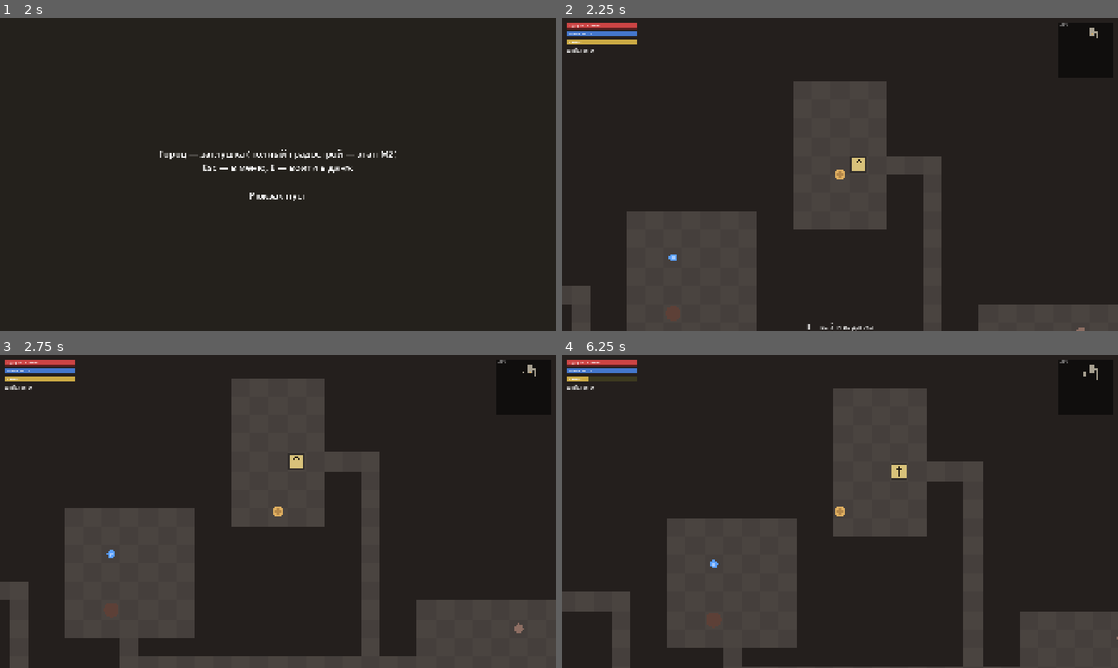
Above: before the commit, frames 1-4 (two rows, left to right).
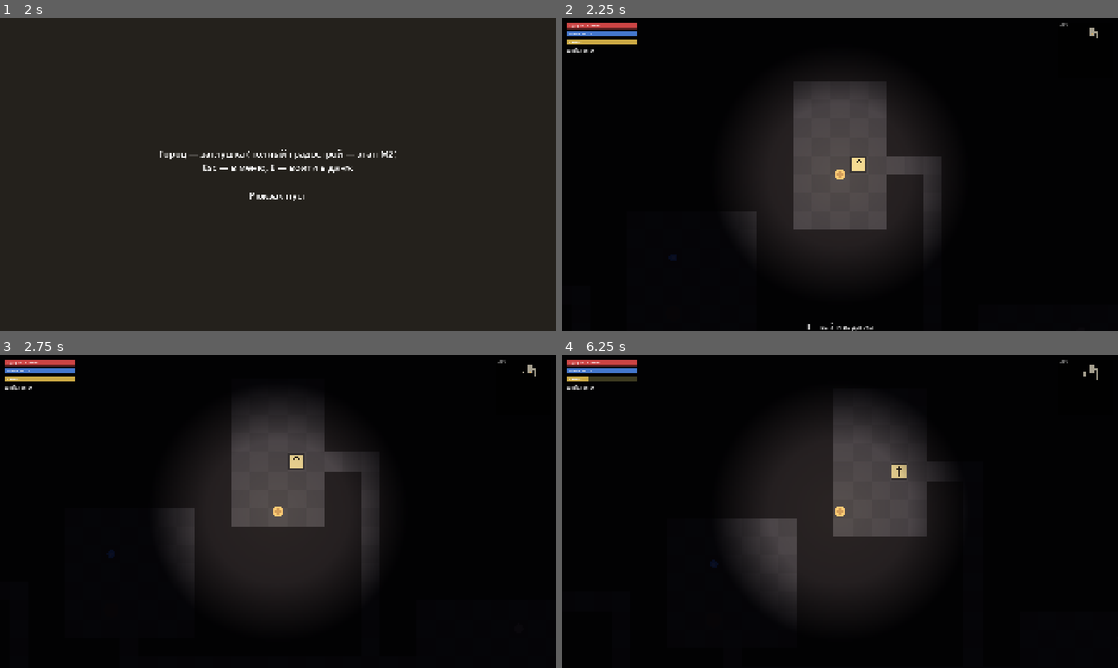
Above: after the commit, the same moments.

Repository: SDVGames-Studio/pepel-i-mana
Game: Godot game, scene res://scenes/main_menu.tscn
The game is run twice, just before and just after one commit, with the same random seed, the same clock (stepped at 60 frames per second) and the same inputs.
Inputs (mouse positions are in pixels of both pictures, inside the frame that each line leads up to):
- Up to frame 1 (2 s): click "Новая игра" at 0.5 s; tap Enter at 1.25 s; move the mouse to (400, 158) at 1.27 s; hold D (move_right) from 1.28 s (still down); tap Space (dash) at 1.35 s; click (400, 158) at 1.42 s
- Up to frame 2 (2.25 s): tap Space (dash) at 2 s; move the mouse to (728, 190) at 2.02 s; release D (move_right) at 2.03 s; hold S (move_down) from 2.03 s (still down); tap E (interact) at 2.1 s
- Up to frame 3 (2.75 s): keep holding S (move_down)
- Up to frame 4 (6.25 s): move the mouse to (895, 442) at 2.77 s; release S (move_down) at 2.78 s; hold D (move_right) 2.78-3.53 s; tap Space (dash) at 2.85, 4.35, 5.75, 5.85 s; tap Enter at 3.5 s; move the mouse to (812, 574) at 3.52 s; hold W (move_up) 3.53-4.28 s; tap E (interact) at 3.6, 5.1 s; click (812, 574) at 3.67 s; move the mouse to (1006, 558) at 4.27 s; hold A (move_left) 4.28-5.78 s; move the mouse to (673, 464) at 5.02 s; move the mouse to (867, 511) at 5.77 s; hold S (move_down) from 5.78 s (still down); click (867, 511) at 5.92 s

Frame 1 is identical in both runs. In frame 2, 75% of the frame differs, in the area x 0-100%, y 0-100%; in frame 3, 77%; in frame 4, 77%.

Commit message:
M1: тьма в данже - CanvasModulate + фонарь героя (радиус обзора); ловушки внесены в план M7

Diff:
--- a/data/dungeon.json
+++ b/data/dungeon.json
@@ -31,6 +31,7 @@
 		"floor_color": "#4a4440",
 		"wall_color": "#241f1d",
 		"bg_color": "#141110",
-		"exit_color": "#d8c27a"
+		"exit_color": "#d8c27a",
+		"ambient": "#131320"
 	}
 }
--- a/scripts/dungeon.gd
+++ b/scripts/dungeon.gd
@@ -39,6 +39,7 @@
 	gen = DungeonGenScript.new()
 	gen.generate(_seed_value, params)
 
+	_build_darkness()
 	add_child(_make_view())
 	_build_walls()
 	_build_exit()
@@ -72,6 +73,14 @@
 
 func _pos_to_tile(pos: Vector2) -> Vector2i:
 	return Vector2i((pos / float(ts)).floor())
+
+
+## Тьма: весь данж гасится, видимость даёт только фонарь героя (hero.make_light).
+func _build_darkness() -> void:
+	var dark := CanvasModulate.new()
+	dark.name = "Darkness"
+	dark.color = Color(String(params["biome"]["ambient"]))
+	add_child(dark)
 
 
 func _make_view() -> Node2D:
@@ -134,6 +143,8 @@
 	hero.died.connect(_on_hero_died)
 	add_child(hero)
 	hero.set_camera_limits(Rect2(0, 0, gen.w * float(ts), gen.h * float(ts)))
+	# радиус фонаря = радиус обзора + 1 тайл мягкого края
+	hero.make_light((float(params["hero"]["vision_tiles"]) + 1.0) * float(ts))
 
 
 func _build_enemies() -> void:
--- a/scripts/hero.gd
+++ b/scripts/hero.gd
@@ -48,6 +48,27 @@
 	cam.limit_top = int(rect.position.y)
 	cam.limit_right = int(rect.end.x)
 	cam.limit_bottom = int(rect.end.y)
+
+
+## Фонарь героя: данж погашен (CanvasModulate в сцене данжа),
+## вокруг героя — мягкий круг света радиусом radius_px.
+func make_light(radius_px: float) -> void:
+	var grad := Gradient.new()
+	grad.offsets = PackedFloat32Array([0.0, 0.55, 1.0])
+	grad.colors = PackedColorArray([Color(1, 1, 1), Color(0.85, 0.85, 0.9), Color(0, 0, 0)])
+	var tex := GradientTexture2D.new()
+	tex.gradient = grad
+	tex.fill = GradientTexture2D.FILL_RADIAL
+	tex.fill_from = Vector2(0.5, 0.5)
+	tex.fill_to = Vector2(0.5, 0.0)
+	tex.width = 256
+	tex.height = 256
+	var light := PointLight2D.new()
+	light.name = "Lantern"
+	light.texture = tex
+	light.texture_scale = radius_px * 2.0 / 256.0
+	light.energy = 1.1
+	add_child(light)
 
 
 func _physics_process(delta: float) -> void:
Not shown, changed: PLAN.md
